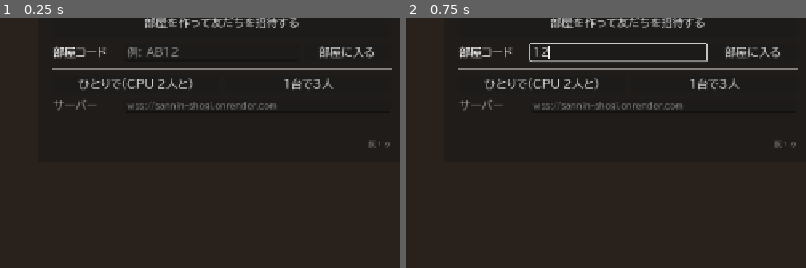
Above: before the commit, frames 1-2 (left to right).
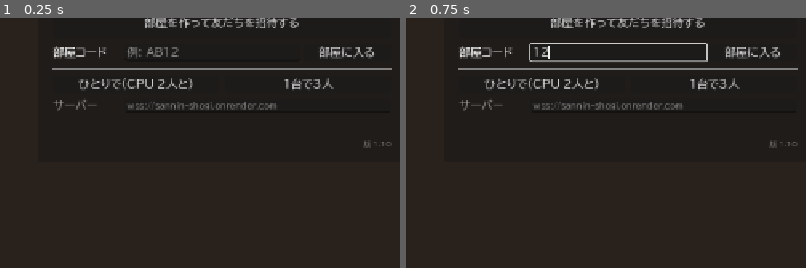
Above: after the commit, the same moments.

Repository: mittsuhinata-hue/sannin-shogi
Game: Godot game, scene res://scenes/main.tscn
The game is run twice, just before and just after one commit, with the same random seed, the same clock (stepped at 60 frames per second) and the same inputs.
Inputs (mouse positions are % of the whole screen's width and height, from its top left):
- Up to frame 1 (0.25 s): no input
- Up to frame 2 (0.75 s): click (49, 55) at 0.52 s; type "12" at 0.6 s
The pictures show only the part of the screen within x 22-72%, y 48-98%; the shares and areas given below are measured in that part.

The runs differ from the first frame. In frame 1, less than 0.1% of the frame differs, in the area x 90-98%, y 48-52%; in frame 2, less than 0.1%.

Commit message:
対局中にサーバーとの接続が切れる問題への対策
- 15秒ごとにサーバーと合図を送り合い、途中の機器に切られないようにする
- 部屋にいる間は4分ごとにページを読みに行き、無料のRenderが眠らないようにする
- 切れたら自動でつなぎ直し、合言葉で元の席に戻る（その間はCPUが代わりに指す）
- 全員切れた部屋は3分間残して戻りを待つ

Co-Authored-By: Claude Opus 5.5 <noreply@anthropic.com>

Diff:
--- a/scripts/main.gd
+++ b/scripts/main.gd
@@ -6,7 +6,7 @@
 const BoardView = preload("res://scripts/board_view.gd")
 const UiFont = preload("res://scripts/ui_font.gd")
 const SETTINGS_PATH := "user://settings.cfg"
-const VERSION := "1.9"   ## 直すたびに上げる（友だちの画面が新しいか見分けるため）
+const VERSION := "1.10"   ## 直すたびに上げる（友だちの画面が新しいか見分けるため）
 
 var _font: Font
 
@@ -37,6 +37,7 @@
 var _byo_opt: OptionButton
 var _clock_row: Control
 var _clock_label: Label
+var _notice: Label   ## 対局中の通信のお知らせ（つなぎ直し中など）
 var _warned_turn_key := ""
 
 const MAIN_TIMES := [["なし", 0], ["1分", 60], ["3分", 180], ["5分", 300], ["10分", 600], ["20分", 1200]]
@@ -89,9 +90,21 @@
 	Net.room_changed.connect(_on_room_changed)
 	Net.game_started.connect(_on_game_started)
 	Net.state_changed.connect(_refresh_game)
-	Net.message.connect(func(t): _status.text = t)
+	Net.message.connect(_on_net_message)
 	Net.kicked_to_title.connect(_show_lobby)
 	_handle_cmdline(args)
+
+
+func _on_net_message(t: String) -> void:
+	_status.text = t
+	if _game_root.visible:
+		# 対局中は右の欄に出す。つなぎ直せたら少しして消す
+		_notice.text = t
+		_notice.visible = true
+		if t.begins_with("つなぎ直しました"):
+			get_tree().create_timer(4.0).timeout.connect(func():
+				if _notice.text == t:
+					_notice.visible = false)
 
 
 func _run_server(args: PackedStringArray) -> void:
@@ -182,6 +195,10 @@
 			Net.main_sec = int(a.substr(7))
 		elif a.begins_with("--byo="):
 			Net.byo_sec = int(a.substr(6))
+		elif a.begins_with("--drop-after="):
+			get_tree().create_timer(float(a.substr(13))).timeout.connect(func():
+				print("[%s] --- 通信をわざと切ります ---" % _player_name())
+				Net.simulate_drop())
 		elif a.begins_with("--quit-after-sec="):
 			get_tree().create_timer(float(a.substr(17))).timeout.connect(get_tree().quit)
 		elif a.begins_with("--start-when="):
@@ -506,6 +523,11 @@
 	_clock_label = Label.new()
 	_clock_label.add_theme_font_size_override("font_size", 20)
 	v.add_child(_clock_label)
+	_notice = Label.new()
+	_notice.autowrap_mode = TextServer.AUTOWRAP_WORD_SMART
+	_notice.add_theme_color_override("font_color", Color(1.0, 0.85, 0.4))
+	_notice.visible = false
+	v.add_child(_notice)
 	var tick := Timer.new()
 	tick.wait_time = 0.25
 	tick.autostart = true
@@ -584,7 +606,12 @@
 	_prev_move_no = 0
 	_prev_alive = 3
 	_prev_winner = -1
-	Sfx.play("start")
+	if Net.rejoined:
+		Net.rejoined = false   # つなぎ直しただけなので、開始の音は鳴らさない
+		_prev_move_no = Net.state.get("move_no", 0) if not Net.state.is_empty() else 999999
+	else:
+		_notice.visible = false
+		Sfx.play("start")
 	_refresh_game()
 
 
--- a/scripts/net.gd
+++ b/scripts/net.gd
@@ -21,6 +21,10 @@
 const ID_LOCAL := -2
 const CPU_DELAY := 0.6
 const UNDO_WAIT := 2.0
+const HEARTBEAT := 15.0     ## 合図を送る間隔（秒）
+const KEEPALIVE := 240.0    ## サーバーが眠らないようにページを読みに行く間隔（秒）
+const ROOM_KEEP := 180.0    ## 全員切れた部屋を残しておく時間（秒）
+const RECONNECT_TRIES := 15 ## 再接続を試す回数（3秒おき）
 const CODE_CHARS := "ABCDEFGHJKLMNPQRSTUVWXYZ23456789"
 
 enum Mode { NONE, ONLINE, LOCAL, SERVER }
@@ -44,6 +48,7 @@
 
 var _pending: Callable    ## 接続できたらやること
 var test_rooms := false   ## サーバーのテスト用
+var rejoined := false     ## つなぎ直して席に戻った直後（開始の音を鳴らさないため）
 
 
 var main_sec := 0          ## 持ち時間（秒、0 = なし）。部屋を作った人の設定
@@ -52,12 +57,15 @@
 var _recv_time := 0.0      ## 盤面を受け取った時刻（考え中の時間の計算用）
 
 
-func _process(_dt: float) -> void:
+func _process(dt: float) -> void:
 	if mode == Mode.SERVER:
 		for code in _rooms.keys():
 			_cpu_tick(_rooms[code])
 			if _rooms.has(code):
 				_time_tick(_rooms[code])
+		_server_housekeeping(dt)
+	elif mode == Mode.ONLINE:
+		_client_housekeeping(dt)
 	elif mode == Mode.LOCAL and not _local_room.is_empty():
 		_cpu_tick(_local_room)
 		_time_tick(_local_room)
@@ -152,7 +160,7 @@
 
 
 @rpc("any_peer", "reliable")
-func _create_room(player_name: String, main: int = 0, byo: int = 0) -> void:
+func _create_room(player_name: String, main: int = 0, byo: int = 0, token: String = "") -> void:
 	if mode != Mode.SERVER:
 		return
 	var id := multiplayer.get_remote_sender_id()
@@ -160,11 +168,11 @@
 	var code := _new_code()
 	_rooms[code] = {"code": code, "members": [], "owner": id, "seats": [], "state": {}, "in_game": false, "cpu_at": 0.0,
 		"clock": [clampi(main, 0, 7200), clampi(byo, 0, 600)]}
-	_server_join(id, code, player_name)
+	_server_join(id, code, player_name, token)
 
 
 @rpc("any_peer", "reliable")
-func _join_room(code: String, player_name: String) -> void:
+func _join_room(code: String, player_name: String, token: String = "") -> void:
 	if mode != Mode.SERVER:
 		return
 	var id := multiplayer.get_remote_sender_id()
@@ -183,12 +191,15 @@
 		_error.rpc_id(id, "部屋 %s は満員です" % code)
 		return
 	_server_leave_room(id)
-	_server_join(id, code, player_name)
-
-
-func _server_join(id: int, code: String, player_name: String) -> void:
+	_server_join(id, code, player_name, token)
+
+
+func _server_join(id: int, code: String, player_name: String, token: String = "") -> void:
 	var room: Dictionary = _rooms[code]
 	room["members"].append({"id": id, "name": _clean_name(player_name)})
+	if not room.has("tokens"):
+		room["tokens"] = {}
+	room["tokens"][id] = token.substr(0, 64)
 	_peer_room[id] = code
 	_room_info.rpc_id(id, code)
 	_send_members(room)
@@ -226,12 +237,17 @@
 	var main: int = clock[0]
 	var byo: int = clock[1]
 	var seats_new: Array = []
+	var seat_tokens: Array = []
 	for i in 3:
 		if i < room["members"].size():
-			seats_new.append({"id": room["members"][i]["id"], "name": room["members"][i]["name"]})
+			var mid: int = room["members"][i]["id"]
+			seats_new.append({"id": mid, "name": room["members"][i]["name"], "base": room["members"][i]["name"]})
+			seat_tokens.append(room.get("tokens", {}).get(mid, ""))
 		else:
 			seats_new.append({"id": ID_CPU, "name": "CPU%d" % i})
+			seat_tokens.append("")
 	room["seats"] = seats_new
+	room["seat_tokens"] = seat_tokens   # 席ごとの合言葉（サーバーだけが持つ）
 	room["state"] = Rules.new_game()
 	_init_clock(room["state"], main, byo)
 	Rules.pick_first(room["state"], _seat_names(seats_new))
@@ -289,21 +305,123 @@
 	for i in range(room["members"].size() - 1, -1, -1):
 		if room["members"][i]["id"] == id:
 			room["members"].remove_at(i)
+	room.get("tokens", {}).erase(id)
+	if room["in_game"]:
+		# 切れた人の席はCPUが代わりに指す。同じ人が戻ってきたら席を返す
+		for s in room["seats"]:
+			if s["id"] == id:
+				s["id"] = ID_CPU
+				s["away"] = true
+				s["name"] = str(s.get("base", s["name"])) + "（切断中）"
 	if room["members"].is_empty():
-		_rooms.erase(code)
-		print("部屋 %s を閉じました" % code)
+		if room["in_game"] and room["state"].get("winner", -1) < 0:
+			room["empty_since"] = _now()   # しばらくは部屋を残して、戻ってくるのを待つ
+			print("部屋 %s：全員切断。戻りを待ちます" % code)
+		else:
+			_rooms.erase(code)
+			print("部屋 %s を閉じました" % code)
 		return
 	if room["owner"] == id:
 		room["owner"] = room["members"][0]["id"]
 	if room["in_game"]:
-		for s in room["seats"]:
-			if s["id"] == id:
-				s["id"] = ID_CPU
-				s["name"] = str(s["name"]) + "（切断→CPU）"
 		for m in room["members"]:
 			_seats_update.rpc_id(m["id"], room["seats"])
 		_push(room)
 	_send_members(room)
+
+
+## 切れた人が戻ってきた：合言葉（token）が合う席に戻す
+@rpc("any_peer", "reliable")
+func _rejoin(code: String, token: String, player_name: String) -> void:
+	if mode != Mode.SERVER:
+		return
+	var id := multiplayer.get_remote_sender_id()
+	code = code.strip_edges().to_upper()
+	if not _rooms.has(code) or token == "":
+		_rejoin_failed.rpc_id(id, "サーバーが作り直されたため、この対局は終わりました")
+		return
+	var room: Dictionary = _rooms[code]
+	var seat_tokens: Array = room.get("seat_tokens", [])
+	var seat := seat_tokens.find(token)
+	if seat < 0 or not room["in_game"]:
+		_rejoin_failed.rpc_id(id, "この対局には戻れませんでした")
+		return
+	var s: Dictionary = room["seats"][seat]
+	s["id"] = id
+	s["away"] = false
+	s["name"] = str(s.get("base", _clean_name(player_name)))
+	room["members"].append({"id": id, "name": s["name"]})
+	room["tokens"][id] = token
+	room.erase("empty_since")
+	if not room["members"].any(func(m): return m["id"] == room["owner"]):
+		room["owner"] = room["members"][0]["id"]
+	_peer_room[id] = code
+	_room_info.rpc_id(id, code)
+	_begin.rpc_id(id, room["seats"])
+	for m in room["members"]:
+		if m["id"] != id:
+			_seats_update.rpc_id(m["id"], room["seats"])
+	_send_members(room)
+	_push(room)
+	print("部屋 %s：席%d に戻りました" % [code, seat])
+
+
+@rpc("authority", "reliable")
+func _rejoin_failed(text: String) -> void:
+	leave()
+	message.emit(text)
+	kicked_to_title.emit()
+
+
+## つながっていることを伝える小さな合図（途中の機器に切られないように）
+@rpc("any_peer", "unreliable")
+func _hb_up() -> void:
+	pass
+
+
+@rpc("authority", "unreliable")
+func _hb_down() -> void:
+	pass
+
+
+var _hb_accum := 0.0
+var _keepalive_accum := 0.0
+var _http: HTTPRequest
+
+## サーバー：合図を送り、だれも戻ってこない部屋を片づける
+func _server_housekeeping(dt: float) -> void:
+	_hb_accum += dt
+	if _hb_accum < HEARTBEAT:
+		return
+	_hb_accum = 0.0
+	for id in _peer_room.keys():
+		_hb_down.rpc_id(id)
+	for code in _rooms.keys():
+		var room: Dictionary = _rooms[code]
+		if room.has("empty_since") and _now() - room["empty_since"] > ROOM_KEEP:
+			_rooms.erase(code)
+			print("部屋 %s：だれも戻らないので閉じました" % code)
+
+
+## プレイヤー：合図を送り、サーバーが眠らないようにページを読みに行く
+func _client_housekeeping(dt: float) -> void:
+	if multiplayer.multiplayer_peer == null \
+			or multiplayer.multiplayer_peer.get_connection_status() != MultiplayerPeer.CONNECTION_CONNECTED:
+		return
+	_hb_accum += dt
+	if _hb_accum >= HEARTBEAT:
+		_hb_accum = 0.0
+		_hb_up.rpc_id(1)
+	_keepalive_accum += dt
+	if _keepalive_accum >= KEEPALIVE and room_code != "":
+		_keepalive_accum = 0.0
+		var http_url := _last_url.replace("wss://", "https://").replace("ws://", "http://")
+		if _http == null:
+			_http = HTTPRequest.new()
+			_http.timeout = 30.0
+			add_child(_http)
+		_http.cancel_request()
+		_http.request(http_url + "/")
 
 
 func _room_of(id: int) -> Dictionary:
@@ -406,6 +524,9 @@
 	var t: int = st["turn"]
 	if room["seats"][t]["id"] != ID_CPU:
 		return
+	if mode == Mode.SERVER and room["members"].is_empty():
+		room["cpu_at"] = _now() + 2.0   # 全員切れている間は進めずに待つ
+		return
 	var m := Rules.cpu_choose(st, t)
 	if m.is_empty():
 		Rules.resign(st, t)
@@ -424,26 +545,40 @@
 #  プレイヤー側
 # =====================================================================
 
+var _token := ""            ## 自分の席に戻るための合言葉（この画面を開いている間だけ）
+var _last_url := ""
+var _reconnecting := false
+var _reconnect_tries := 0
+
+
 func _connect(url: String, then: Callable) -> void:
 	leave()
+	_token = "%08x%08x%08x" % [randi(), randi(), randi()]
+	_last_url = url
+	if not _open_peer(url):
+		return
+	mode = Mode.ONLINE
+	_pending = then
+	message.emit("サーバーに接続中…（しばらく使われていないと、起きるまで1分ほどかかります）")
+
+
+func _open_peer(url: String) -> bool:
 	var p := WebSocketMultiplayerPeer.new()
 	var err := p.create_client(url)
 	if err != OK:
 		message.emit("接続を始められませんでした（エラー %d）" % err)
-		return
+		return false
 	multiplayer.multiplayer_peer = p
 	if not multiplayer.connected_to_server.is_connected(_on_connected):
 		multiplayer.connected_to_server.connect(_on_connected)
 		multiplayer.connection_failed.connect(_on_failed)
 		multiplayer.server_disconnected.connect(_on_server_gone)
-	mode = Mode.ONLINE
-	_pending = then
-	message.emit("サーバーに接続中…（しばらく使われていないと、起きるまで1分ほどかかります）")
+	return true
 
 
 func create_room(url: String, player_name: String) -> void:
 	my_name = player_name
-	_connect(url, func(): _create_room.rpc_id(1, my_name, main_sec, byo_sec))
+	_connect(url, func(): _create_room.rpc_id(1, my_name, main_sec, byo_sec, _token))
 
 
 func join_room(url: String, code: String, player_name: String) -> void:
@@ -452,7 +587,39 @@
 	if c == "":
 		message.emit("部屋コードを入れてください")
 		return
-	_connect(url, func(): _join_room.rpc_id(1, c, my_name))
+	_connect(url, func(): _join_room.rpc_id(1, c, my_name, _token))
+
+
+## テスト用：通信がいきなり切れたことにする
+func simulate_drop() -> void:
+	if multiplayer.multiplayer_peer and not (multiplayer.multiplayer_peer is OfflineMultiplayerPeer):
+		multiplayer.multiplayer_peer.close()
+	_on_server_gone()
+
+
+## 対局中に切れたら、自動でつなぎ直して元の席に戻る
+func _can_reconnect() -> bool:
+	return in_game and room_code != "" and _token != "" and not state.is_empty() and state["winner"] < 0
+
+
+func _try_reconnect() -> void:
+	if mode != Mode.ONLINE or not _reconnecting:
+		return
+	_reconnect_tries += 1
+	if _reconnect_tries > RECONNECT_TRIES:
+		_reconnecting = false
+		leave()
+		message.emit("サーバーにつなぎ直せませんでした")
+		kicked_to_title.emit()
+		return
+	message.emit("接続が切れました。つなぎ直しています…（%d回目）" % _reconnect_tries)
+	if multiplayer.multiplayer_peer and not (multiplayer.multiplayer_peer is OfflineMultiplayerPeer):
+		multiplayer.multiplayer_peer.close()
+	if not _open_peer(_last_url):
+		get_tree().create_timer(3.0).timeout.connect(_try_reconnect)
+		return
+	var code := room_code
+	_pending = func(): _rejoin.rpc_id(1, code, _token, my_name)
 
 
 func start_game() -> void:
@@ -469,13 +636,18 @@
 func _on_connected() -> void:
 	if mode != Mode.ONLINE:
 		return
-	message.emit("接続しました")
+	if not _reconnecting:
+		message.emit("接続しました")
+	_hb_accum = 0.0
 	if _pending.is_valid():
 		_pending.call()
 
 
 func _on_failed() -> void:
 	if mode != Mode.ONLINE:
+		return
+	if _reconnecting:
+		get_tree().create_timer(3.0).timeout.connect(_try_reconnect)
 		return
 	leave()
 	message.emit("サーバーにつながりませんでした。少し待ってからもう一度押してください")
@@ -484,6 +656,12 @@
 
 func _on_server_gone() -> void:
 	if mode != Mode.ONLINE:
+		return
+	if _reconnecting or _can_reconnect():
+		if not _reconnecting:
+			_reconnecting = true
+			_reconnect_tries = 0
+		get_tree().create_timer(1.0).timeout.connect(_try_reconnect)
 		return
 	leave()
 	message.emit("サーバーとの接続が切れました")
@@ -521,6 +699,10 @@
 
 @rpc("authority", "reliable")
 func _begin(s: Array) -> void:
+	if _reconnecting:
+		_reconnecting = false
+		rejoined = true
+		message.emit("つなぎ直しました。続きから指せます")
 	seats = s
 	my_seat = -1
 	var me := multiplayer.get_unique_id()
@@ -586,6 +768,8 @@
 	_rooms = {}
 	_peer_room = {}
 	_pending = Callable()
+	_reconnecting = false
+	_token = ""
 
 
 ## いまこの端末で動かせる席（なければ -1）
Not shown, added: docs/game-5a5a04c819.pck
Not shown, removed: docs/game-86e1f8c2b0.pck
